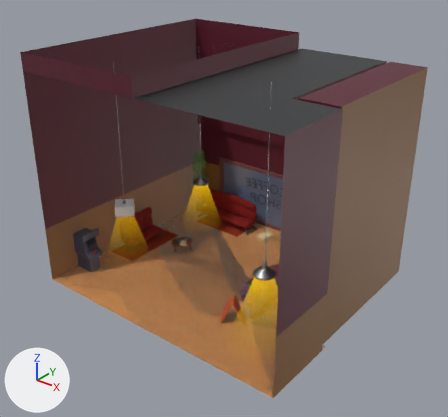
Renders of the glTF model pb_public/models/coffee-shop.glb from each side of a commit.
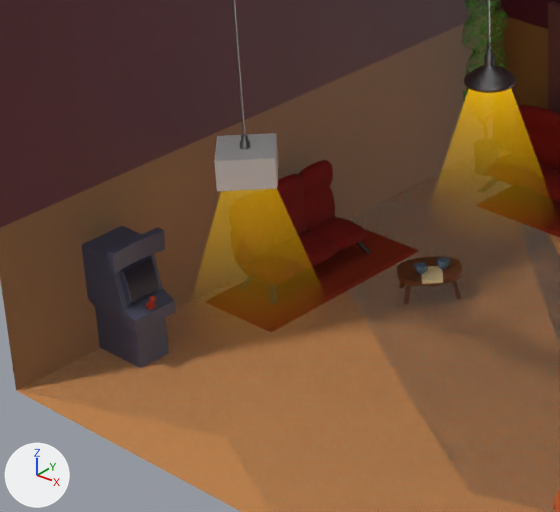
There are two pictures of each version: one whole from a 50 mm camera at (29.0, -33.0, 29.3) aimed at (0.4, 2.8, 7.2), one close up on the part from 11% to 50% of the width and 38% to 76% of the height. The lights are fixed; the arrows at lower left show +X, +Y and +Z. Where no turn or scale is listed for an object, it has been applied to the vertices.

Names of what the first close-up shows: 'astro-box', 'coffee-shop', 'coffee-shop-windows', 'coffee-table', 'ground-clickable', 'hang-light.001', 'hover-anim', 'rug', 'rug2', 'sofa', 'sofa2', 'tree'.
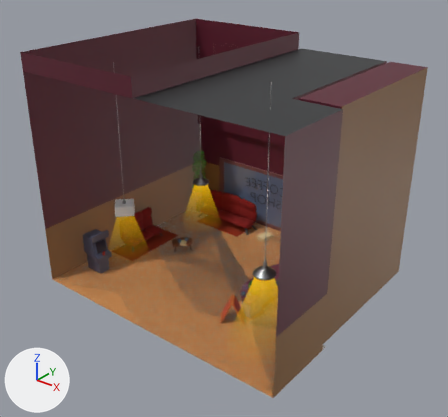
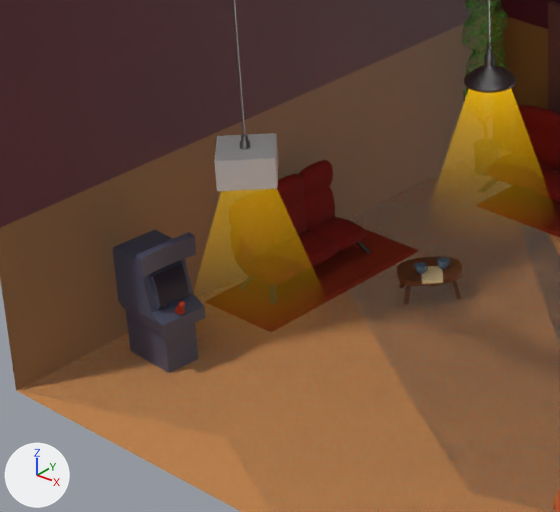
What differs and where, as boxes (x1, y1, x2, y2) in the close-ups (560 x 512 px):
'astro-box', moved, turned
    before: (81, 226, 176, 368)
    after: (112, 230, 206, 373)
'astro-joy', moved, turned
    before: (146, 296, 156, 310)
    after: (175, 301, 185, 315)

Patch to the scene script:
```diff
--- a/pb_public/models/coffee-shop.glb.py
+++ b/pb_public/models/coffee-shop.glb.py
@@ ob_astro_box @@
 ob_astro_box.parent = ob_coffee_shop
-ob_astro_box.location = (3.573, 2.941, -0.667)
-ob_astro_box.rotation_euler = (0.0, 0.0, 3.142)  # degrees (0, 0, 180)
+ob_astro_box.location = (3.29, 2.819, -0.667)
+ob_astro_box.rotation_euler = (0.0, 0.0, 3.081)  # degrees (0, 0, 177)
 ob_astro_box.scale = (0.333, 0.333, 0.333)
```
